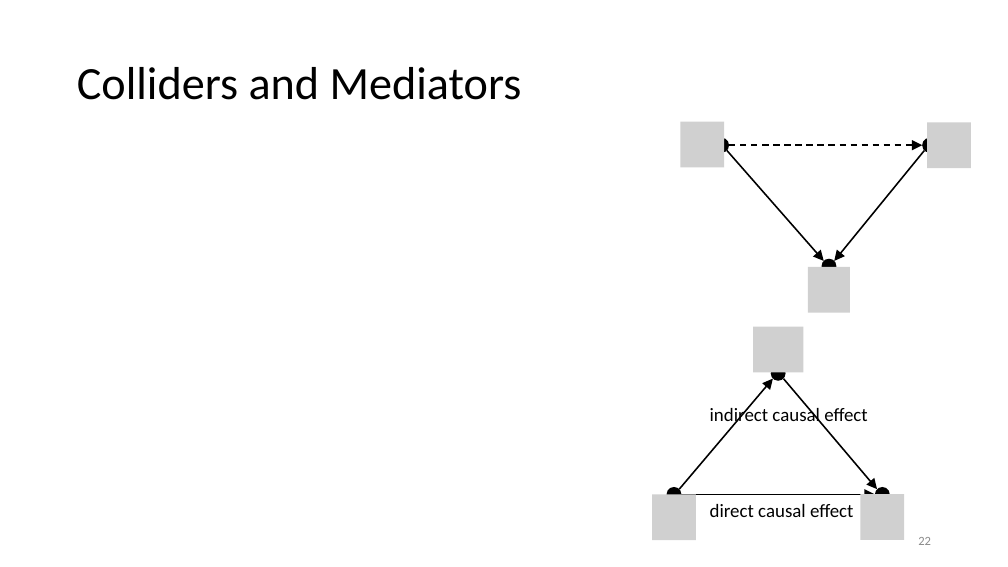
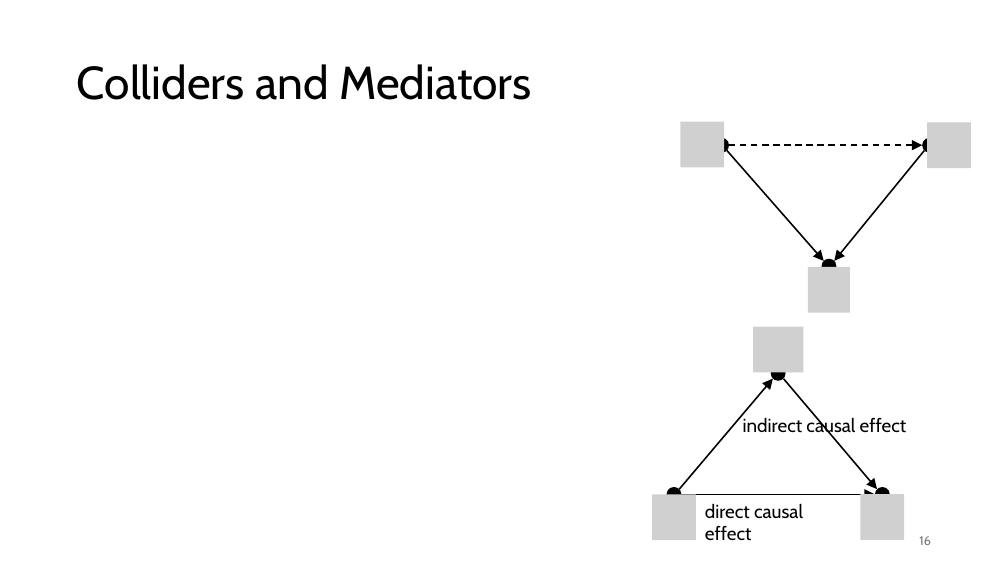
Before and after one commit to FelixWick/data_science, a slide deck: slide 16 of slides/10_causality.pptx (slide 22 before the commit). Drawn at 1008x567 pixels with LibreOffice and Linux fonts; fonts in the diff are those of the drawing; grey boxes stand for pictures. Boxes give left, top, right and bottom in pixels: in the first picture for what was removed or moved away, otherwise in the second. Text is boxed around its words. In the diff, an @@ line names an element or a change of style, - is before the commit and + after.

Commit message:
cleaned up causality

```diff
--- a/slides/10_causality.pptx
+++ b/slides/10_causality.pptx
@@ font Calibri to Cabin in 3 elements at bbox=[77, 64, 532, 100], bbox=[705, 503, 803, 541], bbox=[743, 416, 907, 437] @@
@@ text "indirect causal effect": place and size @@
-text "indirect causal effect" at bbox=[710, 405, 867, 426]
+text "indirect causal effect" at bbox=[743, 416, 907, 437]
@@ page number at bbox=[919, 536, 931, 545]: text changed; font Calibri to Cabin; text colour #8C8C8C to #797979 @@
-22
+16
```
Also in this commit, not shown: 22 other slides changed, 14 slides removed, 1 other file.
